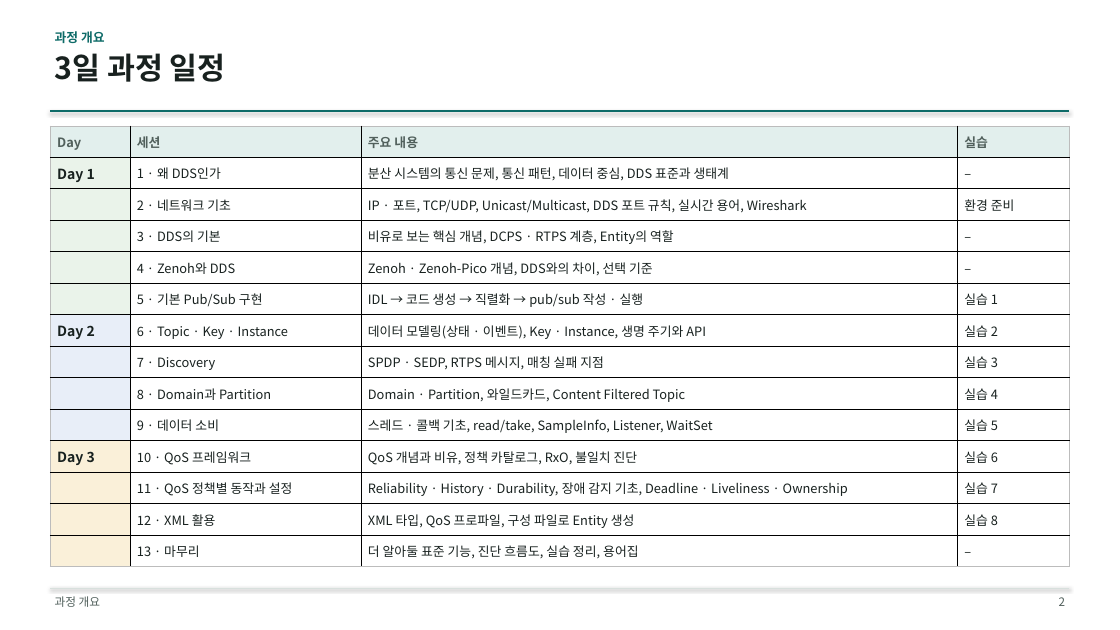
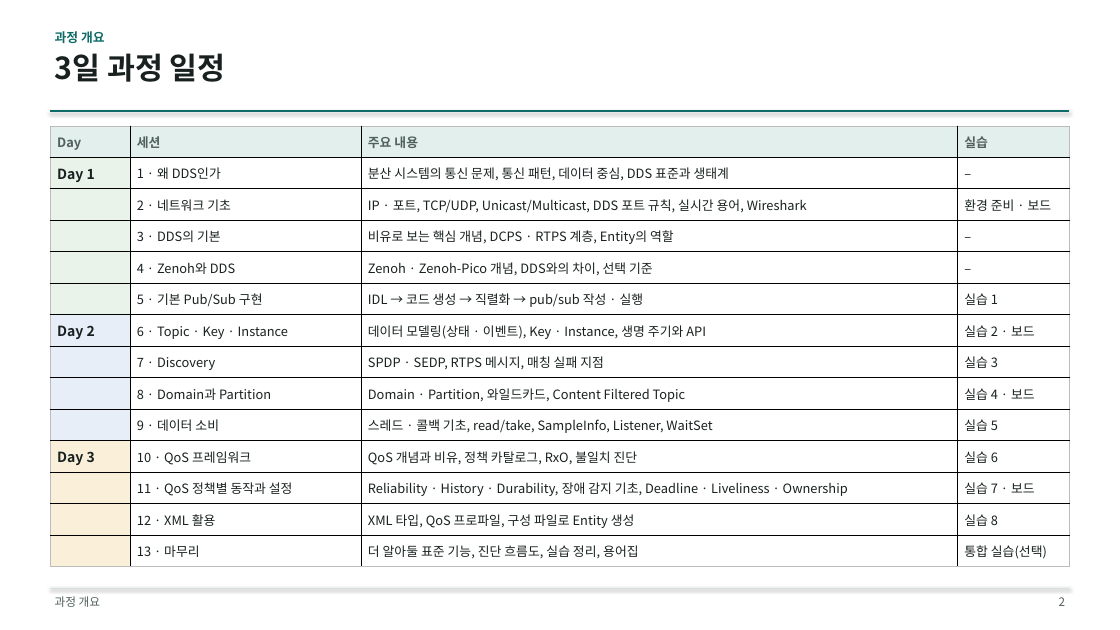
Before and after one commit to IntellectusCorp/int2DDS-lecture, a slide deck: slide 2 of int2dds-lecture-for-beginner.pptx. Drawn at 1120x630 pixels with LibreOffice and Linux fonts; fonts in the diff are those of the drawing. Boxes give left, top, right and bottom in pixels: in the first picture for what was removed or moved away, otherwise in the second. Text is boxed around its words. In the diff, an @@ line names an element or a change of style, - is before the commit and + after.

```diff
--- a/int2dds-lecture-for-beginner.pptx
+++ b/int2dds-lecture-for-beginner.pptx
@@ table at (50, 126, 1070, 567) @@
-row 3, column 4: 환경 준비
+row 3, column 4: 환경 준비 · 보드
-row 7, column 4: 실습 2
+row 7, column 4: 실습 2 · 보드
-row 9, column 4: 실습 4
+row 9, column 4: 실습 4 · 보드
-row 12, column 4: 실습 7
+row 12, column 4: 실습 7 · 보드
-row 14, column 4: –
+row 14, column 4: 통합 실습(선택)
```
Also in this commit, not shown: 9 other slides changed, 4 slides added, 43 other files.
